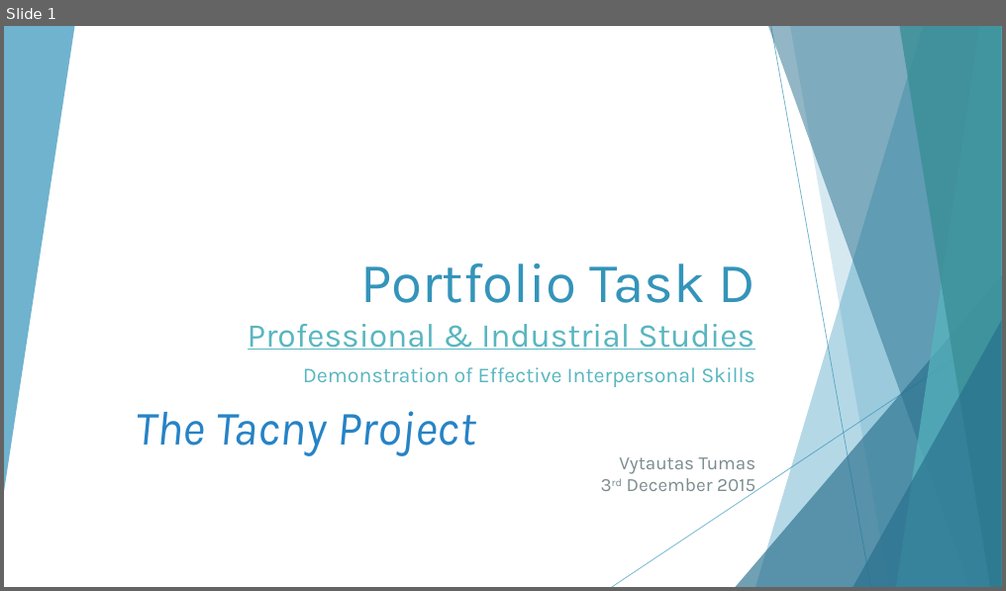
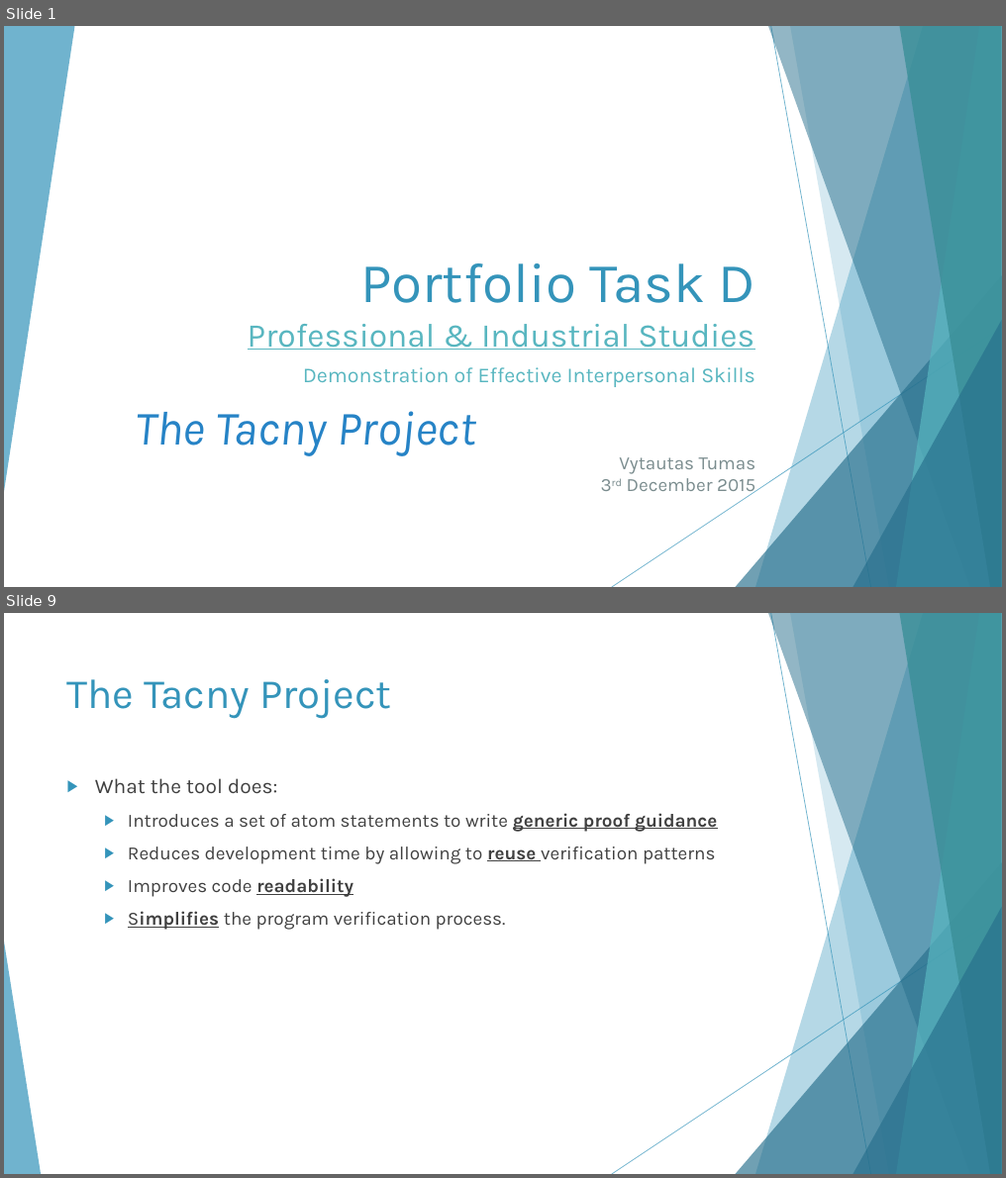
Before and after one commit to Tapanito/industrial, a slide deck: Portfolio Task D.pptx. Shown one above the other, each under a label of ours: slide 1 before the commit, slides 1 and 9 after it; the slides between them are not shown. The pictures are 1006x591 and 1006x1178 pixels, drawn with LibreOffice and Linux fonts; fonts in the diff are those of the drawing. Boxes give left, top, right and bottom in pixels: in the first picture for what was removed or moved away, otherwise in the second. Text is boxed around its words. In the diff, an @@ line names an element or a change of style, - is before the commit and + after.

```diff
--- a/Portfolio Task D.pptx
+++ b/Portfolio Task D.pptx
@@ slide 9 added at [4, 613, 1002, 1174], background #FFFFFF; not listed: 9 template elements that a slide beside it also shows @@
@@ title added at [67, 679, 391, 719], 40 pt, text #3494BA @@
+The Tacny Project
@@ text added at [95, 778, 717, 930], 18 pt, text #404040 @@
+▶ What the tool does:
+  ▶ Introduces a set of atom statements to write generic proof guidance
+  ▶ Reduces development time by allowing to reuse verification patterns
+  ▶ Improves code readability
+  ▶ Simplifies the program verification process.
@@ triangle added at [4, 942, 41, 1174], fill #3494BA at 70% opacity @@
```
Also in this commit, not shown: 2 slides changed, 11 other slides added, 1 slide removed, 2 other files.
